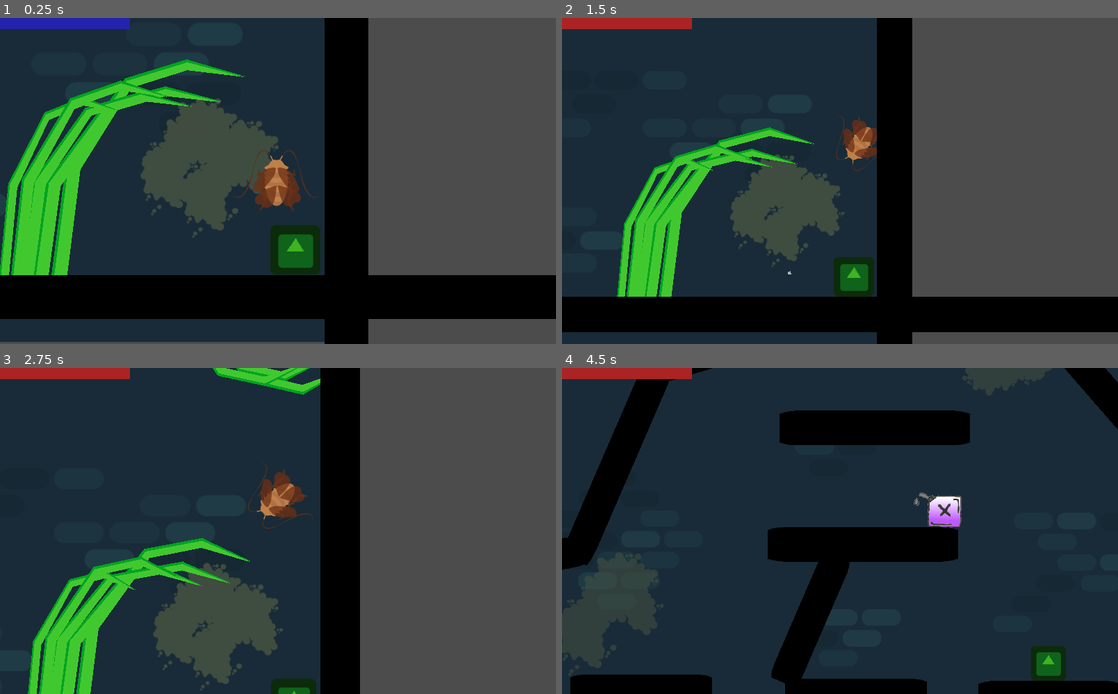
Above: before the commit, frames 1-4 (two rows, left to right).
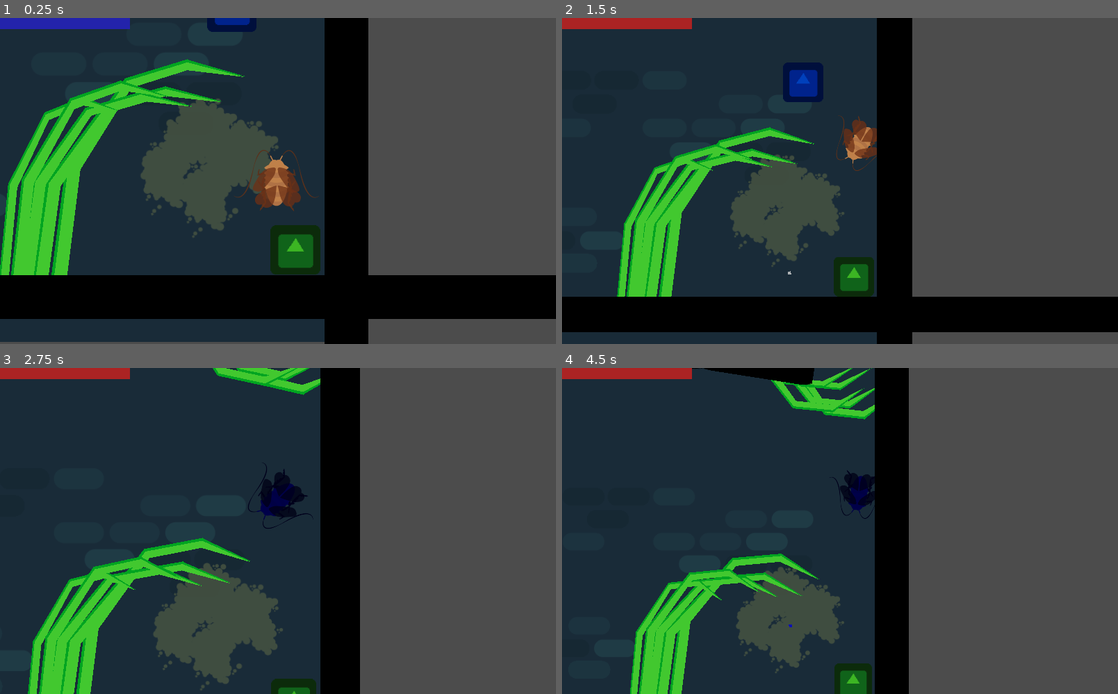
Above: after the commit, the same moments.

Repository: ChibiDenDen/Jook
Game: Godot game, scene res://Scenes/PhysicsGame.tscn
Two runs of this game, one before a commit and one after it. Both use one fixed random seed, a clock stepped at 60 frames per second and the inputs below. The engine's default icon, where the game draws it, is replaced by a stand-in: a white triangle on a blue panel in a dark square.
Inputs (mouse positions are in pixels of both pictures, inside the frame that each line leads up to):
- Up to frame 1 (0.25 s): no input
- Up to frame 2 (1.5 s): move the mouse to (617, 295) at 0.52 s; hold Right (ui_right) from 0.53 s (still down); click (617, 295) at 0.67 s; tap Up (ui_up) at 0.77 s; move the mouse to (628, 304) at 1.27 s; click (628, 304) at 1.42 s
- Up to frame 3 (2.75 s): tap Up (ui_up) at 1.52 s; move the mouse to (77, 690) at 2.02 s; release Right (ui_right) at 2.03 s; hold Left (ui_left) from 2.03 s (still down); click (77, 690) at 2.17 s
- Up to frame 4 (4.5 s): move the mouse to (812, 596) at 2.77 s; release Left (ui_left) at 2.78 s; hold Right (ui_right) 2.78-4.28 s; click (812, 596) at 2.92 s; tap Up (ui_up) at 3.02, 3.77 s; move the mouse to (1006, 579) at 3.52 s; move the mouse to (645, 667) at 4.27 s; hold Left (ui_left) from 4.28 s (still down); click (645, 667) at 4.42 s

The runs differ from the first frame. In frame 1, 0.4% of the frame differs, in the area x 37-47%, y 0-5%; in frame 2, 0.9%; in frame 3, 0.8%; in frame 4, 63%, in the area x 0-100%, y 0-100%.

Commit message:
Add shield

Diff:
--- a/Objects/Player/Player.gd
+++ b/Objects/Player/Player.gd
@@ -34,6 +34,7 @@
 export var fuel_fill_time := 0.5
 var filling_fuel := false
 var cur_fuel := 50.0
+var shield_timer := 0.0
 
 var fuel_progress : ProgressBar
 const RED_COLOR := Color(0.67, 0.14, 0.14)
@@ -52,6 +53,11 @@
 	camera.zoom = zoom
 
 func _process(delta):
+	if shield_timer > 0:
+		shield_timer -= delta
+		modulate = Color.blue
+	else:
+		modulate = Color.white
 	var zoom_step = camera_zoom_speed * delta
 	if (camera.zoom.x > target_camera_zoom):
 		zoom_step *= -1
@@ -107,6 +113,9 @@
 func pickup_fuel():
 	cur_fuel = 50.0
 
+func pickup_shield():
+	shield_timer = 5.0
+
 func get_hit():
 	var crashed_player = CrashedPlayerScene.instance()
 	crashed_player.player = self
@@ -129,5 +138,8 @@
 	if crashed:
 		return
 
+	if shield_timer > 0:
+		return
+
 	if (last_linear_velocity - linear_velocity).length() > survivable_hit_force:
 		get_hit()
--- /dev/null
+++ b/Objects/PowerUps/Shield/Shield.gd
@@ -0,0 +1,12 @@
+extends Area2D
+
+
+# Called when the node enters the scene tree for the first time.
+func _ready():
+	pass # Replace with function body.
+
+
+func _on_Shield_body_entered(body):
+	# assume body is player
+	body.pickup_shield()
+	queue_free()
--- /dev/null
+++ b/Objects/PowerUps/Shield/Shield.tscn
@@ -0,0 +1,18 @@
+[gd_scene load_steps=4 format=2]
+
+[ext_resource path="res://icon.png" type="Texture" id=1]
+[ext_resource path="res://Objects/PowerUps/Shield/Shield.gd" type="Script" id=2]
+
+[sub_resource type="RectangleShape2D" id=1]
+extents = Vector2( 33.1815, 32.0451 )
+
+[node name="Shield" type="Area2D"]
+script = ExtResource( 2 )
+
+[node name="Sprite" type="Sprite" parent="."]
+modulate = Color( 0, 0.25098, 0.733333, 1 )
+texture = ExtResource( 1 )
+
+[node name="CollisionShape2D" type="CollisionShape2D" parent="."]
+shape = SubResource( 1 )
+[connection signal="body_entered" from="." to="." method="_on_Shield_body_entered"]
--- a/Scenes/PhysicsGame.tscn
+++ b/Scenes/PhysicsGame.tscn
@@ -12,6 +12,7 @@
 [ext_resource path="res://Objects/Obstacles/Water/Water.tscn" type="PackedScene" id=10]
 [ext_resource path="res://Objects/Player/Anchor.gd" type="Script" id=11]
 [ext_resource path="res://Objects/Obstacles/Lurker/Lurker.tscn" type="PackedScene" id=12]
+[ext_resource path="res://Objects/PowerUps/Shield/Shield.tscn" type="PackedScene" id=13]
 
 [node name="PhysicsGame" type="Node2D"]
 
@@ -1337,3 +1338,15 @@
 
 [node name="Fuel6" parent="PowerUps" instance=ExtResource( 7 )]
 position = Vector2( -968, 288 )
+
+[node name="Shield" parent="PowerUps" instance=ExtResource( 13 )]
+position = Vector2( 1688.5, 538.449 )
+
+[node name="Shield2" parent="PowerUps" instance=ExtResource( 13 )]
+position = Vector2( -700.308, 795.473 )
+
+[node name="Shield3" parent="PowerUps" instance=ExtResource( 13 )]
+position = Vector2( -511.32, -880.222 )
+
+[node name="Shield4" parent="PowerUps" instance=ExtResource( 13 )]
+position = Vector2( 1134.14, -245.222 )
Not shown: 1 places in Scenes/PhysicsGame.tscn that only renumber resources
